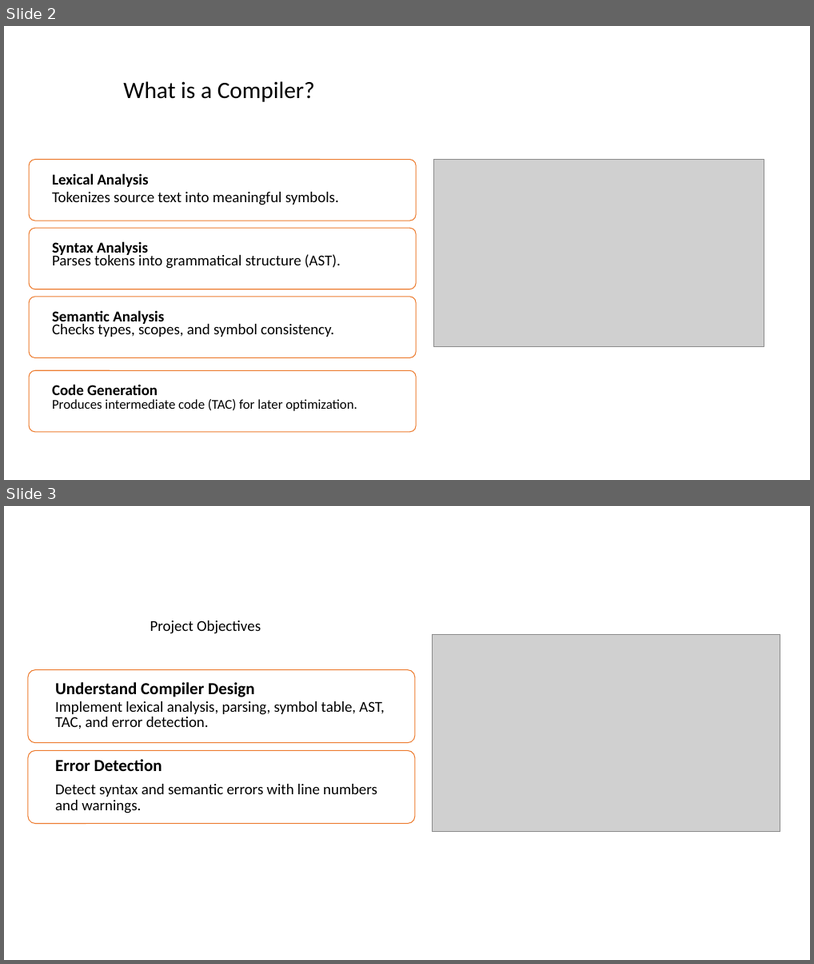
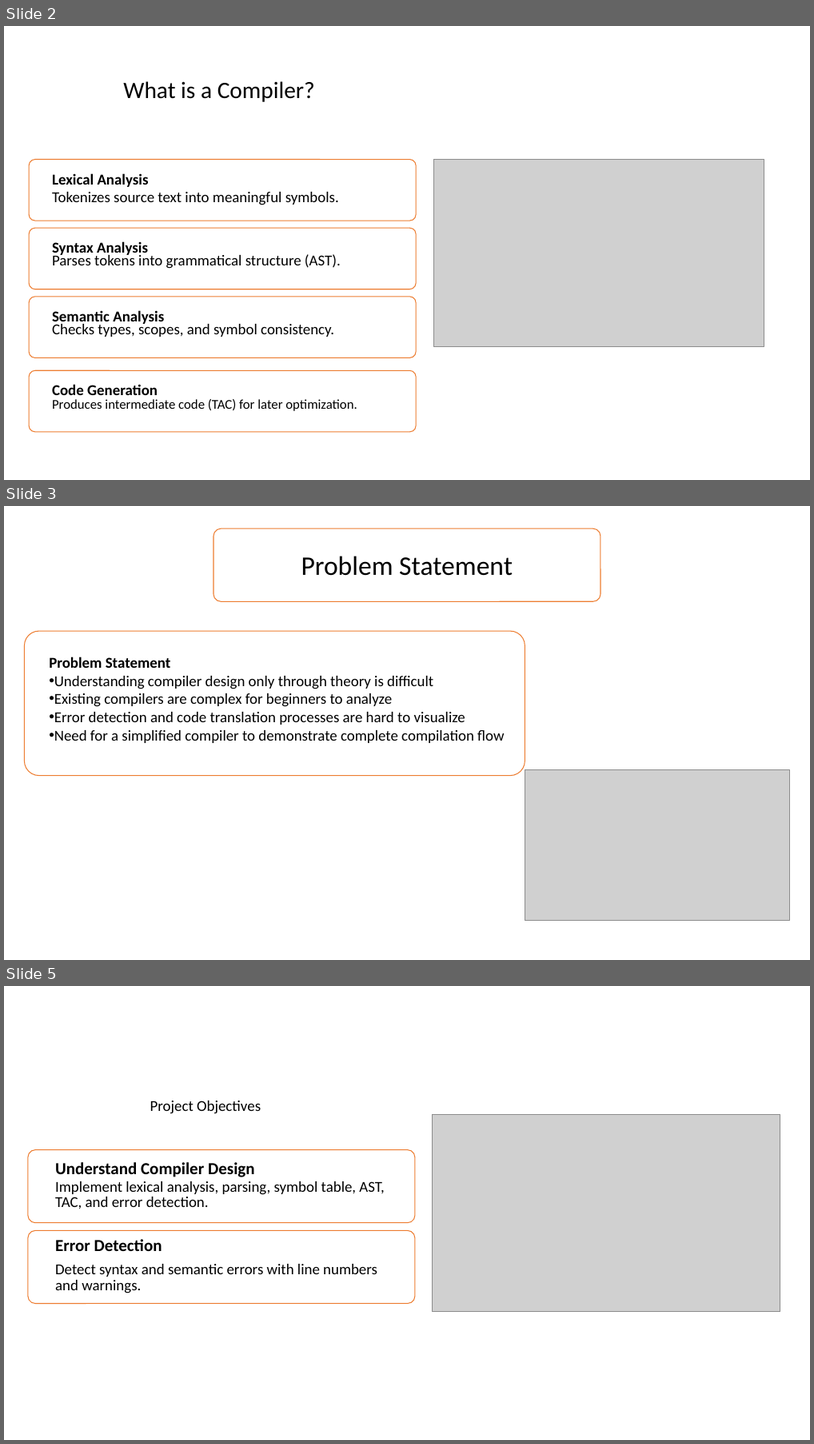
Before and after one commit to abdullahalmusabbir/Mini-Compiler-For-C, a slide deck: 22101039.pptx. Shown one above the other, each under a label of ours: slides 2 and 3 before the commit, slides 2, 3 and 5 after it; the slides between them are not shown. The pictures are 814x964 and 814x1444 pixels, drawn with LibreOffice and Linux fonts; fonts in the diff are those of the drawing; grey boxes stand for pictures. Boxes give left, top, right and bottom in pixels: in the first picture for what was removed or moved away, otherwise in the second. Text is boxed around its words. In the diff, an @@ line names an element or a change of style, - is before the commit and + after.

```diff
--- a/22101039.pptx
+++ b/22101039.pptx
@@ slide 3 added at [4, 506, 810, 960], background #FFFFFF @@
@@ rounded rectangle added at [214, 528, 601, 601], outline #ED7D31 1 pt @@
@@ text added at [302, 556, 513, 576], 32 pt, text #000000 @@
+Problem Statement
@@ rounded rectangle added at [25, 632, 526, 776], outline #ED7D31 1 pt @@
@@ text added at [49, 656, 504, 743], 18 pt, text #000000 @@
+Problem Statement
+• Understanding compiler design only through theory is difficult
+• Existing compilers are complex for beginners to analyze
+• Error detection and code translation processes are hard to visualize
+• Need for a simplified compiler to demonstrate complete compilation flow
@@ picture added at [526, 770, 790, 920] @@
@@ what was slide 3 is now slide 5 @@
```
Also in this commit, not shown: 1 slide changed, 3 other slides added, 1 slide removed, 3 other files.
